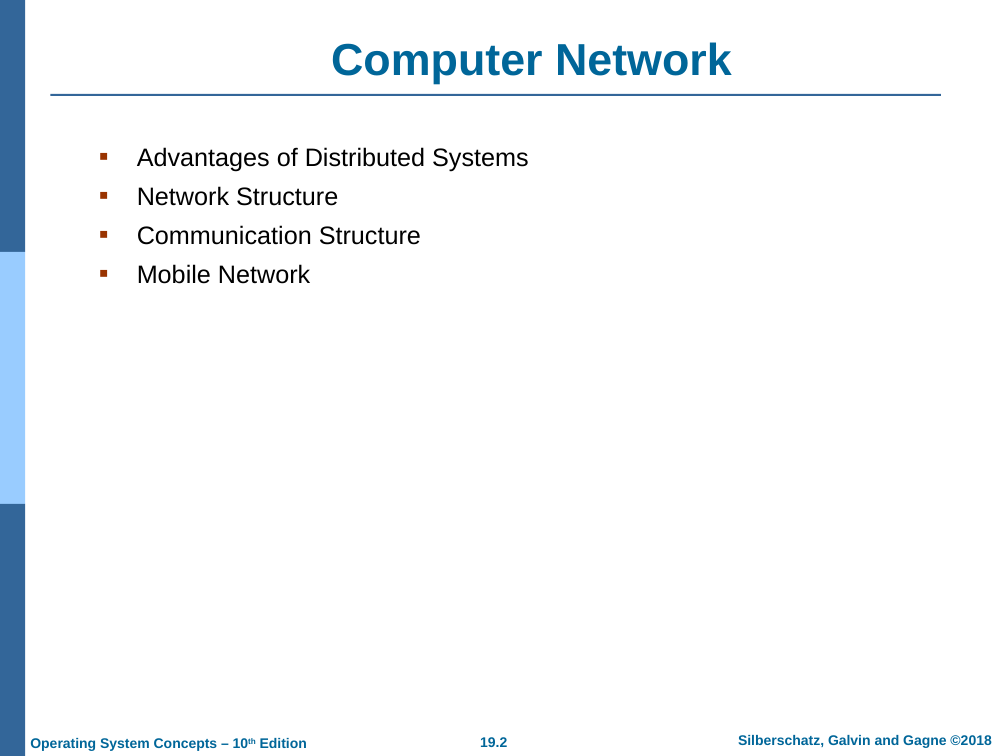
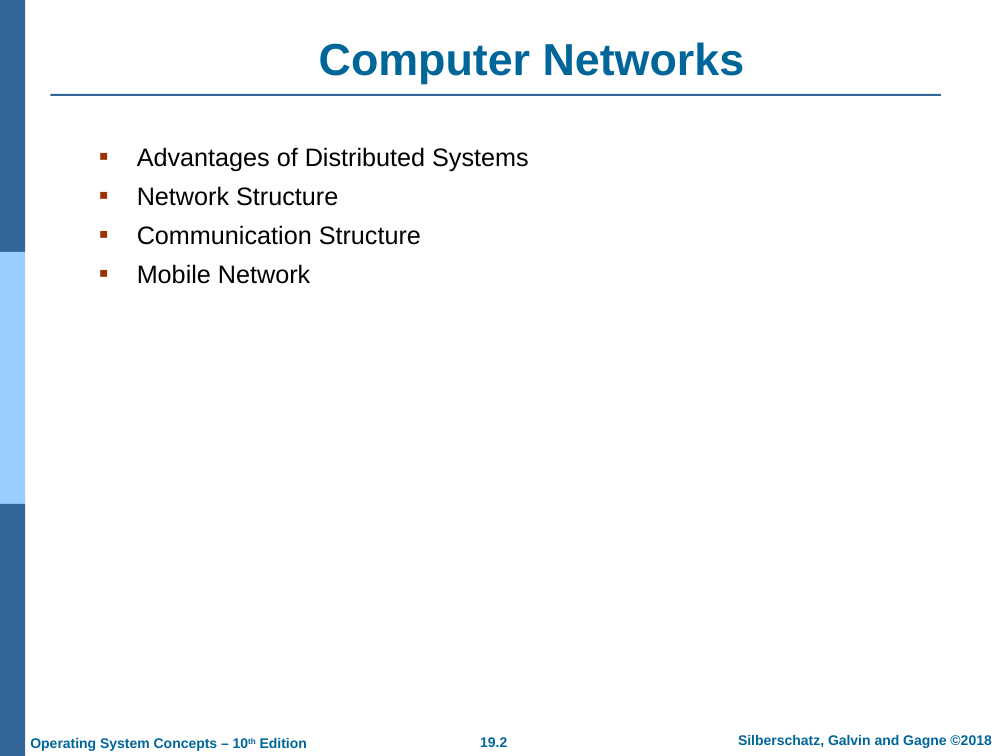
Before and after one commit to xinliulab/xinliulab.github.io, a slide deck: slide 2 of cop4610/lecture_21_network.pptx. Drawn at 1008x756 pixels with LibreOffice and Linux fonts; fonts in the diff are those of the drawing; background and template pictures are left out. Boxes give left, top, right and bottom in pixels: in the first picture for what was removed or moved away, otherwise in the second. Text is boxed around its words. In the diff, an @@ line names an element or a change of style, - is before the commit and + after.

```diff
--- a/cop4610/lecture_21_network.pptx
+++ b/cop4610/lecture_21_network.pptx
@@ title at bbox=[319, 42, 745, 84]: text changed @@
-Computer Network
+Computer Networks
```
Also in this commit, not shown: 1 other slide changed.
